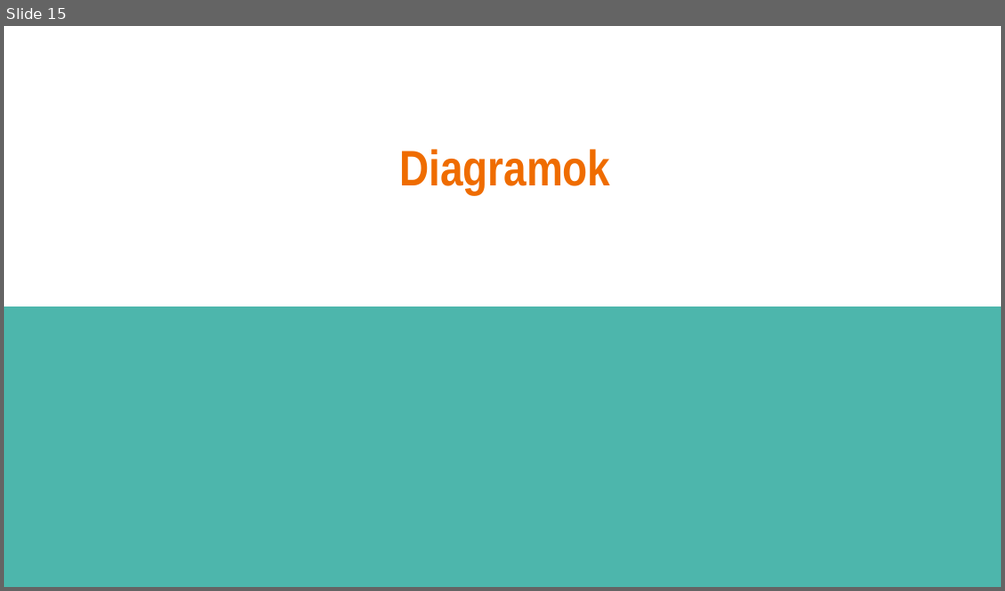
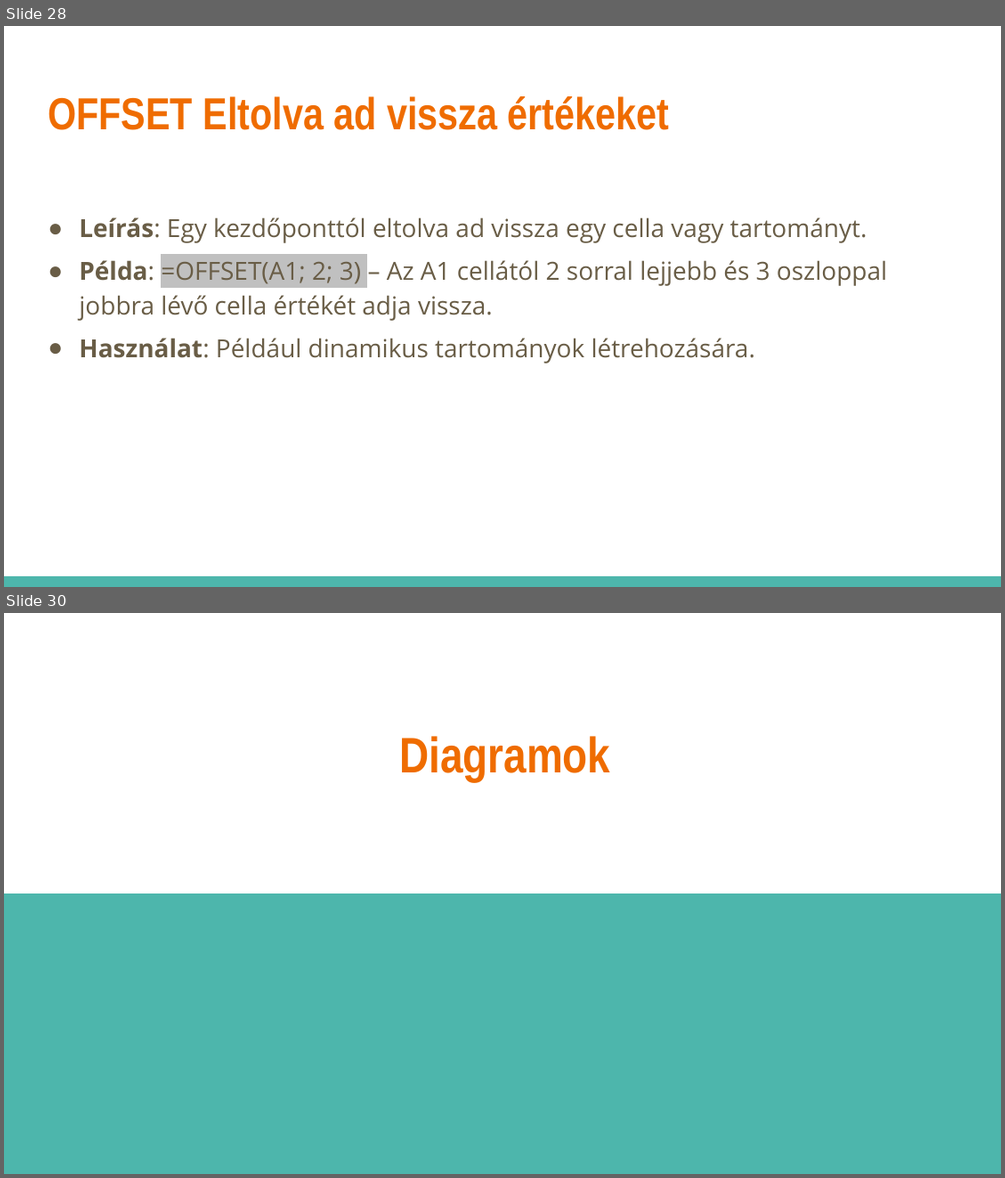
Before and after one commit to pisti72/infoka, a slide deck: excel/Táblázatkezelés.pptx. Shown one above the other, each under a label of ours: slide 15 before the commit, slides 28 and 30 after it; the slides between them are not shown. The pictures are 1005x591 and 1005x1178 pixels, drawn with LibreOffice and Linux fonts; fonts in the diff are those of the drawing. Boxes give left, top, right and bottom in pixels: in the first picture for what was removed or moved away, otherwise in the second. Text is boxed around its words. In the diff, an @@ line names an element or a change of style, - is before the commit and + after.

```diff
--- a/excel/Táblázatkezelés.pptx
+++ b/excel/Táblázatkezelés.pptx
@@ slide 28 added at (x1=4, y1=26, x2=1001, y2=587), background #FFFFFF @@
@@ title added at (x1=48, y1=96, x2=669, y2=130), 32.4 pt, text #EF6C00, bold @@
+OFFSET Eltolva ad vissza értékeket
@@ text added at (x1=79, y1=217, x2=887, y2=363), 18 pt, text #695D46 @@
+● Leírás: Egy kezdőponttól eltolva ad vissza egy cella vagy tartományt.
+● Példa: =OFFSET(A1; 2; 3) – Az A1 cellától 2 sorral lejjebb és 3 oszloppal jobbra lévő cella értékét adja vissza.
+● Használat: Például dinamikus tartományok létrehozására.
@@ rectangle added at (x1=4, y1=576, x2=1001, y2=587), fill #4DB6AC @@
@@ what was slide 15 is now slide 30 @@
```
Also in this commit, not shown: 5 slides changed, 14 other slides added.
